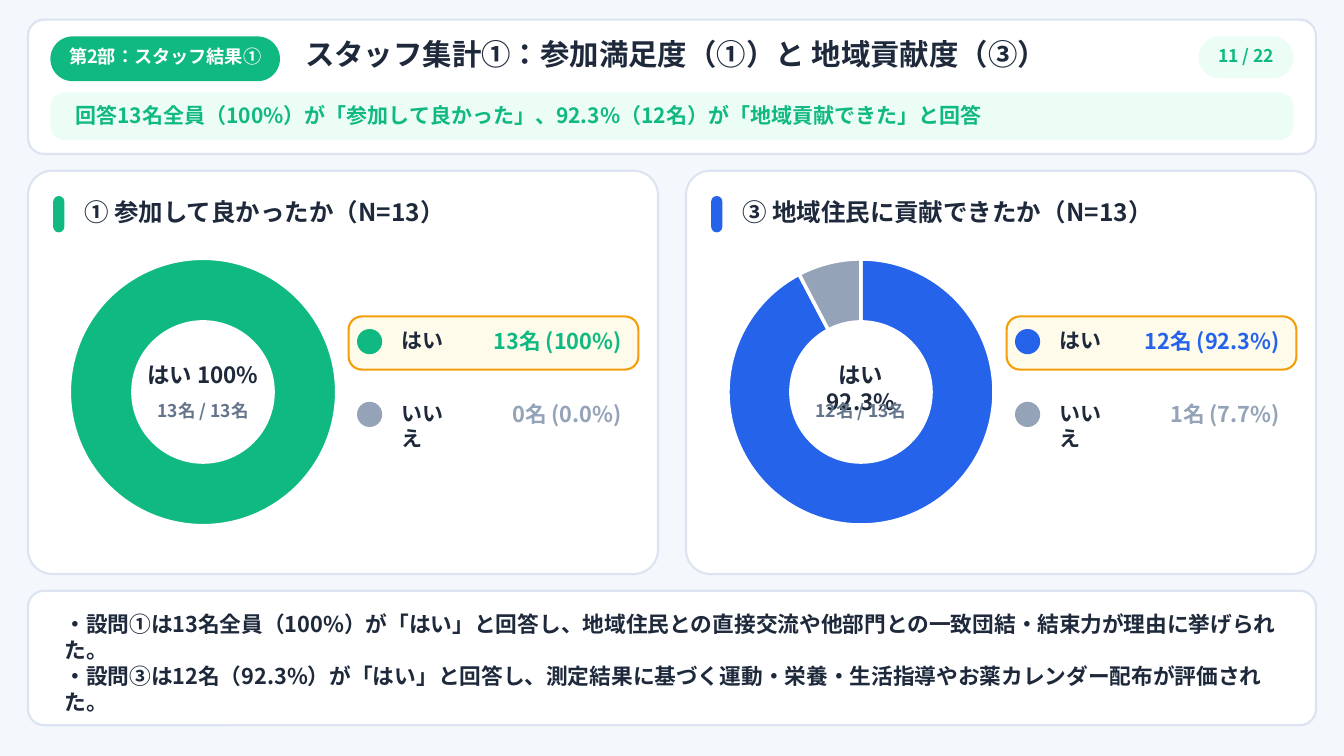
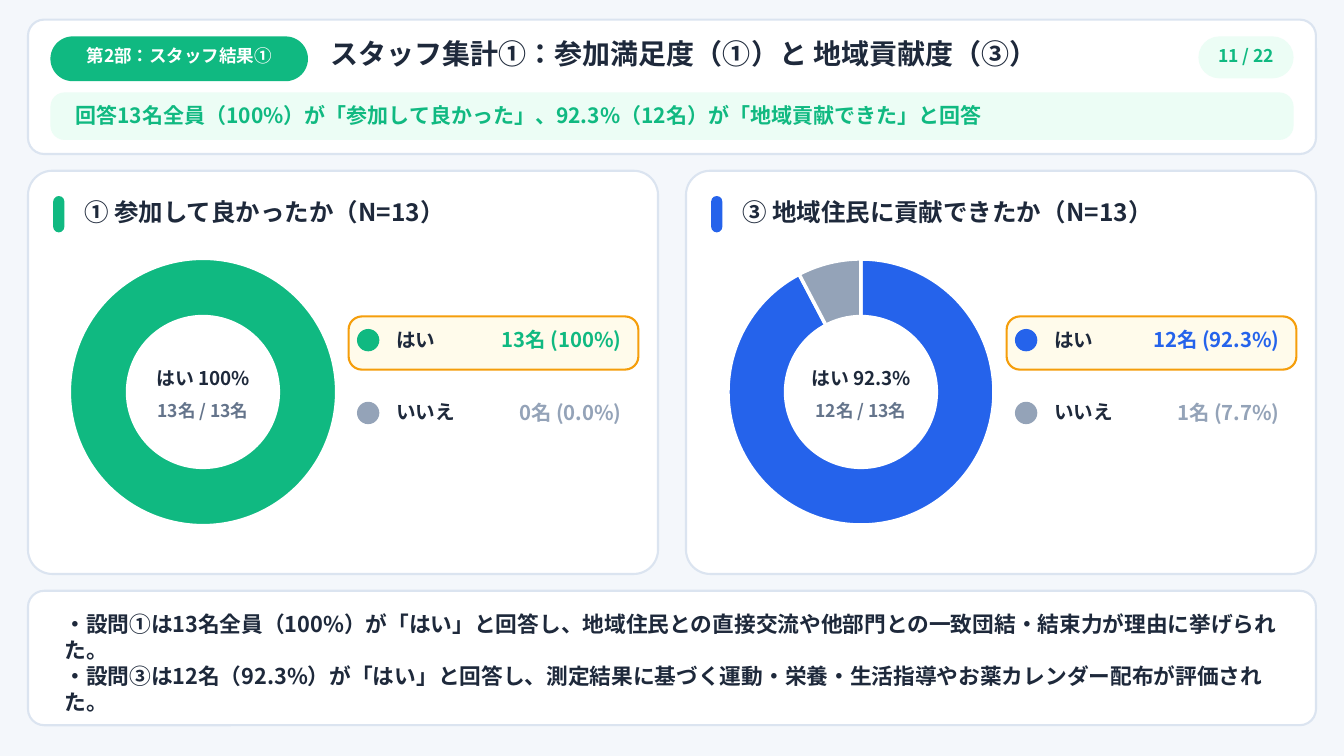
Before and after one commit to noriyukihoshina/yachiyo-survey-analyzer, a slide deck: slide 11 of 八千代リハビリテーション病院_どーんと祭出展結果報告_四役プレゼン.pptx. Drawn at 1344x756 pixels with LibreOffice and Linux fonts; fonts in the diff are those of the drawing. Boxes give left, top, right and bottom in pixels: in the first picture for what was removed or moved away, otherwise in the second. Text is boxed around its words. In the diff, an @@ line names an element or a change of style, - is before the commit and + after.

```diff
--- a/八千代リハビリテーション病院_どーんと祭出展結果報告_四役プレゼン.pptx
+++ b/八千代リハビリテーション病院_どーんと祭出展結果報告_四役プレゼン.pptx
@@ text "第2部：スタッフ結果①" at (87,47,272,64): size 13 to 12.5 pt @@
@@ rounded rectangle: place and size @@
-rounded rectangle at (50,36,280,81)
+rounded rectangle at (50,36,309,81)
@@ text "スタッフ集計①：参加満足度（①）と 地域貢献度（③）": place and size @@
-text "スタッフ集計①：参加満足度（①）と 地域貢献度（③）" at (305,40,1047,68)
+text "スタッフ集計①：参加満足度（①）と 地域貢献度（③）" at (330,40,1037,67)
@@ text "スタッフ集計①：参加満足度（①）と 地域貢献度（③）" at (330,40,1037,67): size 21 to 20 pt @@
@@ ellipse: place and size @@
-ellipse at (131,321,275,465)
+ellipse at (126,315,280,469)
@@ text "13名 (100%)": place and size @@
-text "13名 (100%)" at (494,330,622,354)
+text "13名 (100%)" at (502,329,622,351)
@@ ellipse: place and size @@
-ellipse at (789,321,934,465)
+ellipse at (784,315,939,469)
@@ ellipse: place and size @@
-ellipse at (1015,329,1041,354)
+ellipse at (1015,329,1037,351)
@@ size 15.5 to 14.5 pt in 4 elements at (519,403,621,424), (502,329,622,351), (1177,403,1279,424), (1153,329,1280,351) @@
@@ text "12名 (92.3%)": place and size @@
-text "12名 (92.3%)" at (1145,330,1280,354)
+text "12名 (92.3%)" at (1153,329,1280,351)
@@ text "はい 100%": place and size @@
-text "はい 100%" at (148,365,258,384)
+text "はい 100%" at (156,370,249,386)
@@ text "はい 100%" at (156,370,249,386): size 16 to 13.5 pt @@
@@ text "はい 92.3%" at (811,370,911,386): size 16 to 13.5 pt @@
@@ text "はい 92.3%": place and size @@
-text "はい 92.3%" at (827,365,895,415)
+text "はい 92.3%" at (811,370,911,386)
@@ text "0名 (0.0%)": place and size @@
-text "0名 (0.0%)" at (512,403,622,426)
+text "0名 (0.0%)" at (519,403,621,424)
@@ ellipse: place and size @@
-ellipse at (1015,402,1041,427)
+ellipse at (1015,402,1037,424)
@@ size 15 to 14 pt in 4 elements at (396,331,435,348), (396,403,455,420), (1054,331,1093,348), (1054,403,1113,420) @@
@@ text "1名 (7.7%)": place and size @@
-text "1名 (7.7%)" at (1170,403,1280,426)
+text "1名 (7.7%)" at (1177,403,1279,424)
```
Also in this commit, not shown: 20 other slides changed, 2 other files.
